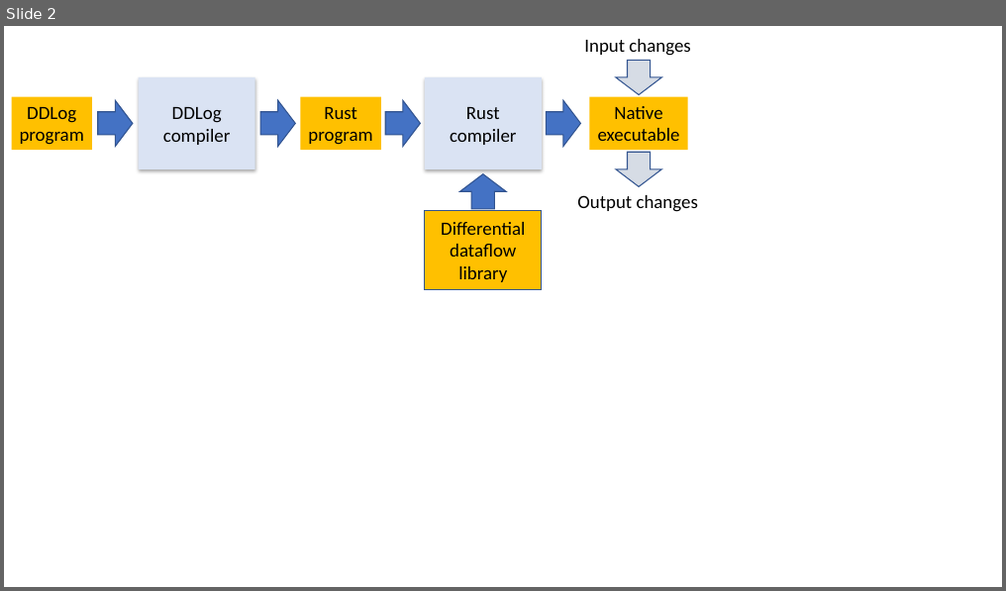
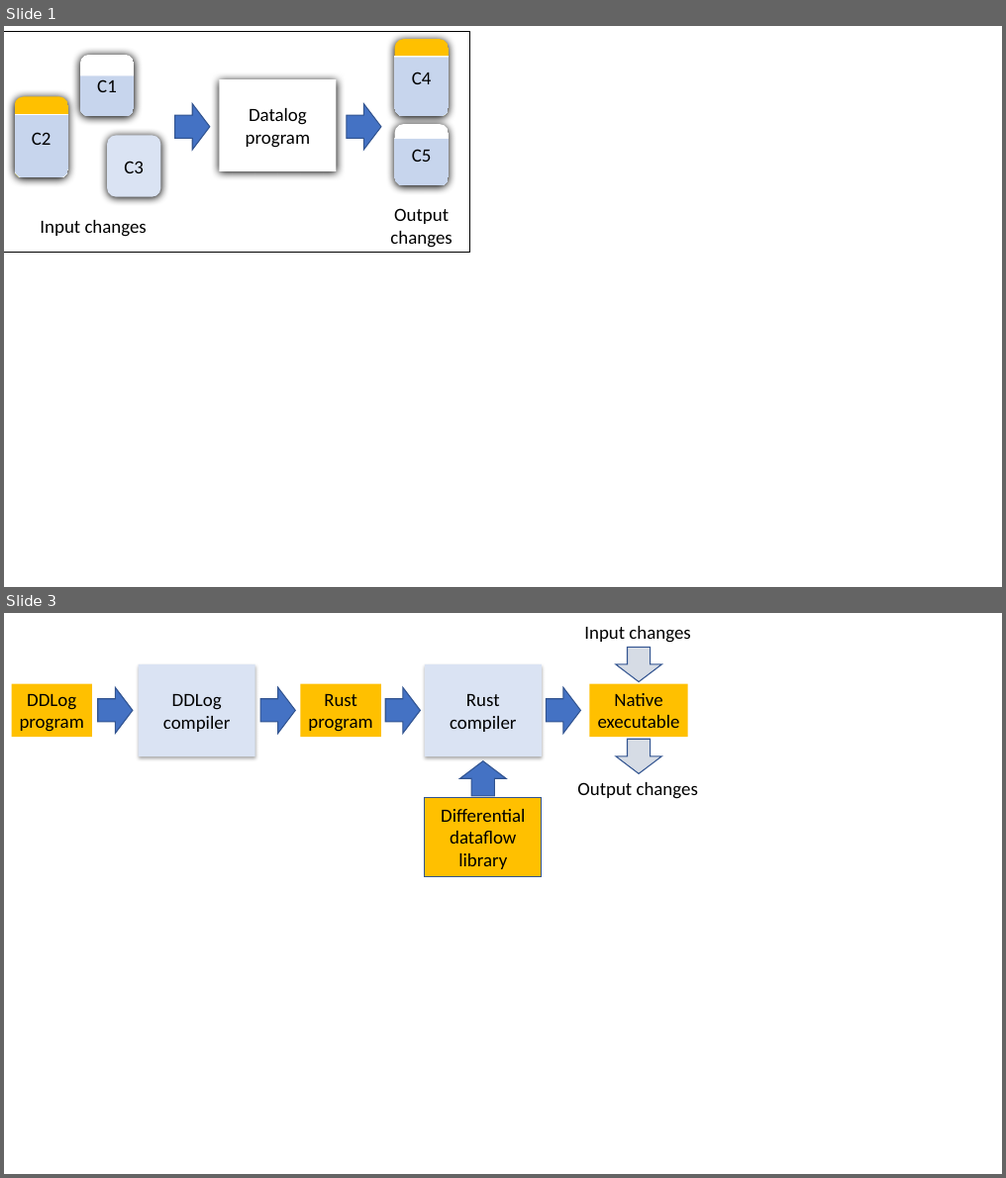
Before and after one commit to vmware/differential-datalog, a slide deck: doc/datalog2.0/figures.pptx. Shown one above the other, each under a label of ours: slide 2 before the commit, slides 1 and 3 after it; the slides between them are not shown. The pictures are 1006x591 and 1006x1178 pixels, drawn with LibreOffice and Linux fonts; fonts in the diff are those of the drawing. Boxes give left, top, right and bottom in pixels: in the first picture for what was removed or moved away, otherwise in the second. Text is boxed around its words. In the diff, an @@ line names an element or a change of style, - is before the commit and + after.

```diff
--- a/doc/datalog2.0/figures.pptx
+++ b/doc/datalog2.0/figures.pptx
@@ slide 1 added at box(4, 26, 1002, 587), background #FFFFFF @@
@@ group added at box(4, 31, 470, 252): 5 rounded rectangles, 2 rectangles, 2 texts, 2 right arrows @@
+Datalog program
+C1
+C3
+C2
+Input changes
+C4
+C5
+Output
+changes
@@ what was slide 2 is now slide 3 @@
```
Also in this commit, not shown: 1 other file.
